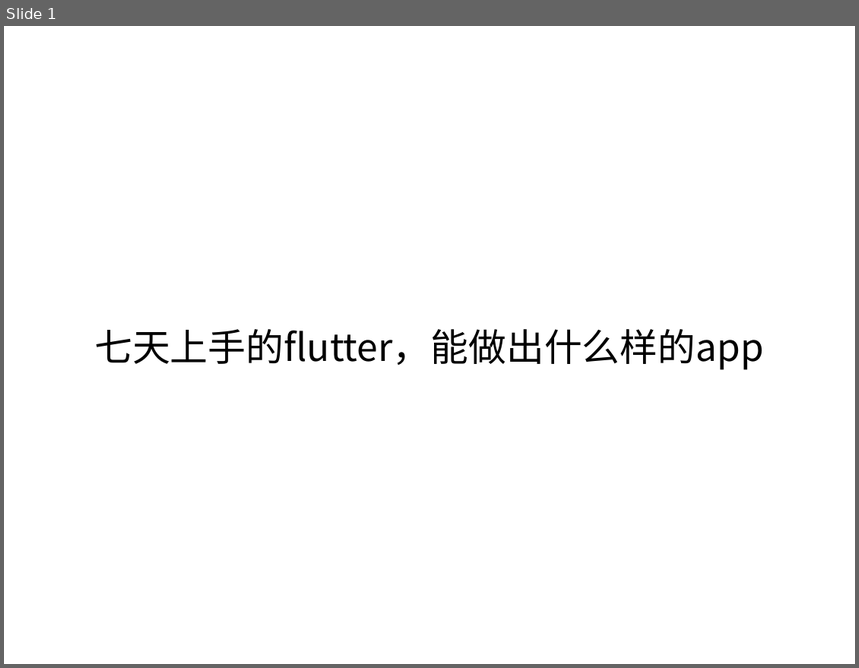
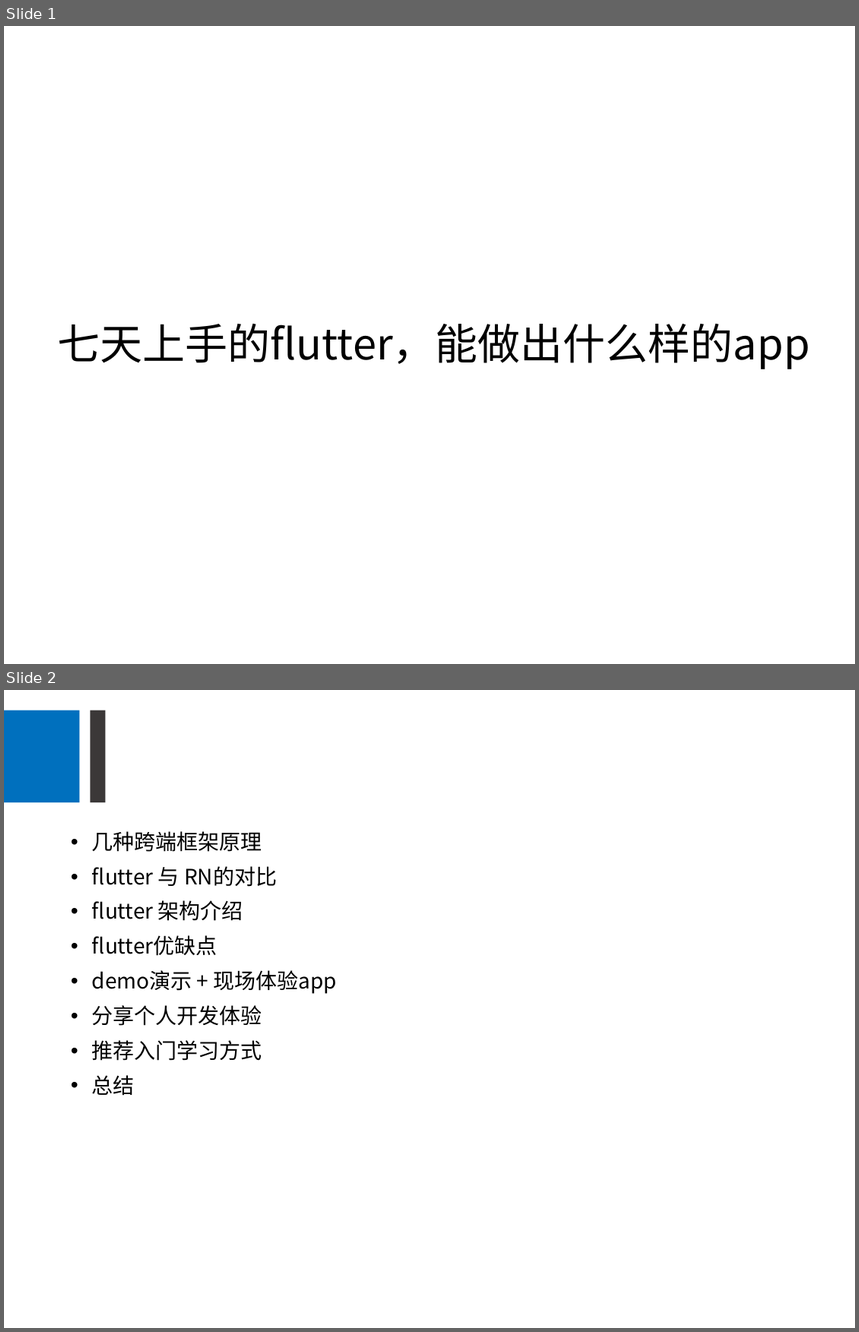
Before and after one commit to Newbit13/demo, a slide deck: flutter_demo/分享/跨端技术flutter分享.ppt. Shown one above the other, each under a label of ours: slide 1 before the commit, slides 1 and 2 after it. The pictures are 859x668 and 859x1332 pixels, drawn with LibreOffice and Linux fonts; fonts in the diff are those of the drawing; background and template pictures are left out. Boxes give left, top, right and bottom in pixels: in the first picture for what was removed or moved away, otherwise in the second. Text is boxed around its words. In the diff, an @@ line names an element or a change of style, - is before the commit and + after.

```diff
--- a/flutter_demo/分享/跨端技术flutter分享.ppt
+++ b/flutter_demo/分享/跨端技术flutter分享.ppt
@@ slide 2 added at (4,690,855,1328), background #FFFFFF @@
@@ rectangle added at (4,711,80,803), fill #0070BE @@
@@ rectangle added at (90,711,105,803), fill #3B3838 @@
@@ text added at (92,831,337,1096), 18 pt, text #000000 @@
+• 几种跨端框架原理
+• flutter 与 RN的对比
+• flutter 架构介绍
+• flutter优缺点
+• demo演示 + 现场体验app
+• 分享个人开发体验
+• 推荐入门学习方式
+• 总结
@@ slide 1 changed as well @@
@@ title "七天上手的flutter，能做出什么样的app": place and size @@
-title "七天上手的flutter，能做出什么样的app" at (94,329,764,370)
+title "七天上手的flutter，能做出什么样的app" at (58,324,810,370)
@@ title "七天上手的flutter，能做出什么样的app" at (58,324,810,370): size 32 to 36 pt; alignment centre to right; line spacing 1 to 0.9 @@
```
Also in this commit, not shown: 13 other slides changed, 1 other slide added.
